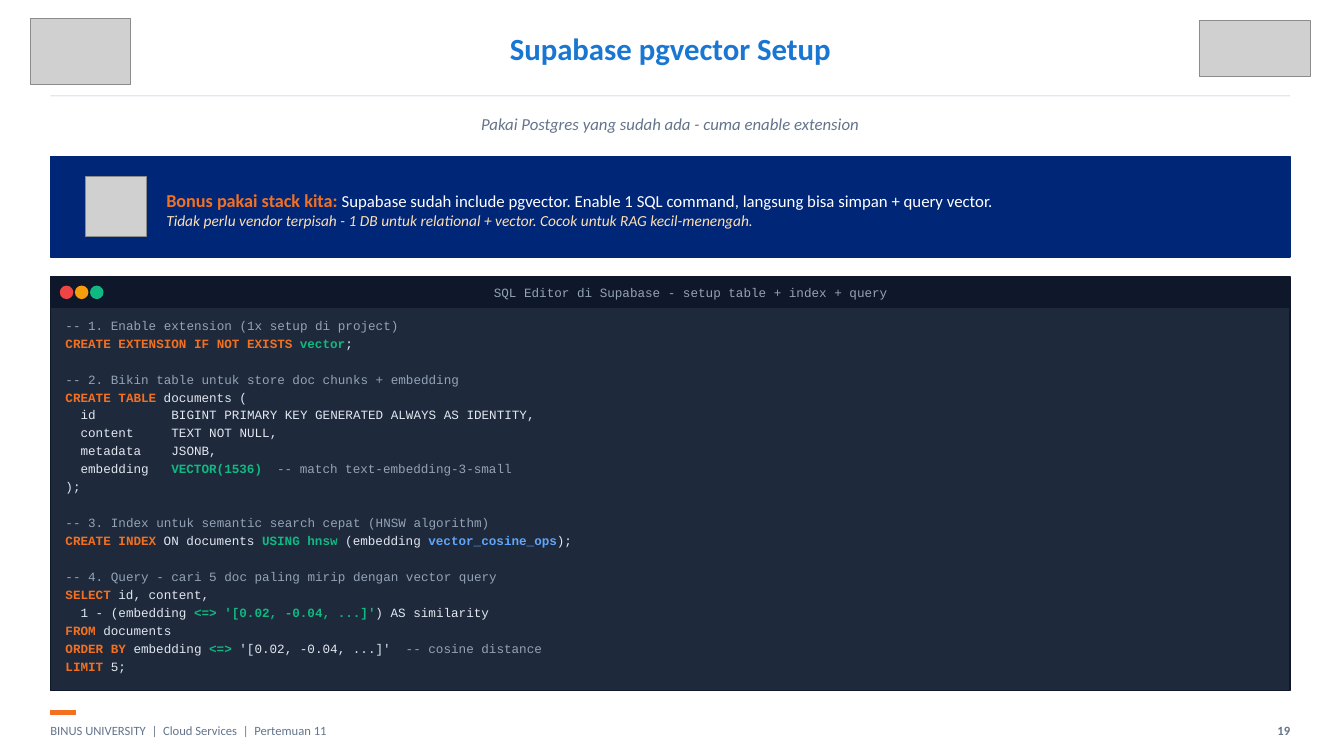
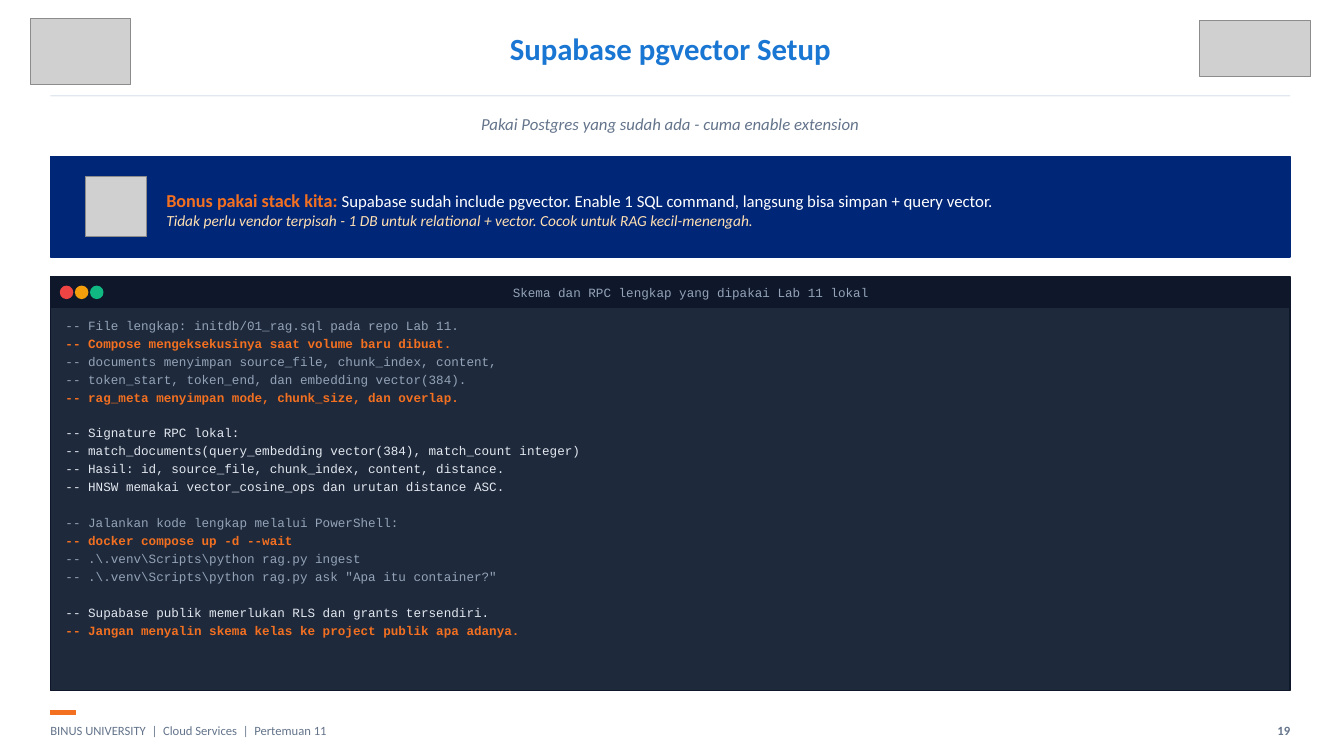
Before and after one commit to SeedFlora/meet11CloudService, a slide deck: slide 19 of slides/Teori_Pertemuan_11.pptx. Drawn at 1344x756 pixels with LibreOffice and Linux fonts; fonts in the diff are those of the drawing; grey boxes stand for pictures. Boxes give left, top, right and bottom in pixels: in the first picture for what was removed or moved away, otherwise in the second. Text is boxed around its words. In the diff, an @@ line names an element or a change of style, - is before the commit and + after.

```diff
--- a/slides/Teori_Pertemuan_11.pptx
+++ b/slides/Teori_Pertemuan_11.pptx
@@ text at box(513, 288, 869, 300): text changed @@
-SQL Editor di Supabase - setup table + index + query
+Skema dan RPC lengkap yang dipakai Lab 11 lokal
@@ text at box(88, 321, 580, 638): text changed @@
--- 1. Enable extension (1x setup di project)
-CREATE EXTENSION IF NOT EXISTS vector;
--- 2. Bikin table untuk store doc chunks + embedding
-CREATE TABLE documents (
-id BIGINT PRIMARY KEY GENERATED ALWAYS AS IDENTITY,
-content TEXT NOT NULL,
-metadata JSONB,
-embedding VECTOR(1536) -- match text-embedding-3-small
-);
--- 3. Index untuk semantic search cepat (HNSW algorithm)
-CREATE INDEX ON documents USING hnsw (embedding vector_cosine_ops);
--- 4. Query - cari 5 doc paling mirip dengan vector query
-SELECT id, content,
-1 - (embedding <=> '[0.02, -0.04, ...]') AS similarity
-FROM documents
-ORDER BY embedding <=> '[0.02, -0.04, ...]' -- cosine distance
-LIMIT 5;
+-- File lengkap: initdb/01_rag.sql pada repo Lab 11.
+-- Compose mengeksekusinya saat volume baru dibuat.
+-- documents menyimpan source_file, chunk_index, content,
+-- token_start, token_end, dan embedding vector(384).
+-- rag_meta menyimpan mode, chunk_size, dan overlap.
+-- Signature RPC lokal:
+-- match_documents(query_embedding vector(384), match_count integer)
+-- Hasil: id, source_file, chunk_index, content, distance.
+-- HNSW memakai vector_cosine_ops dan urutan distance ASC.
+-- Jalankan kode lengkap melalui PowerShell:
+-- docker compose up -d --wait
+-- .\.venv\Scripts\python rag.py ingest
+-- .\.venv\Scripts\python rag.py ask "Apa itu container?"
+-- Supabase publik memerlukan RLS dan grants tersendiri.
+-- Jangan menyalin skema kelas ke project publik apa adanya.
```
Also in this commit, not shown: 8 other slides changed, 12 other files.
